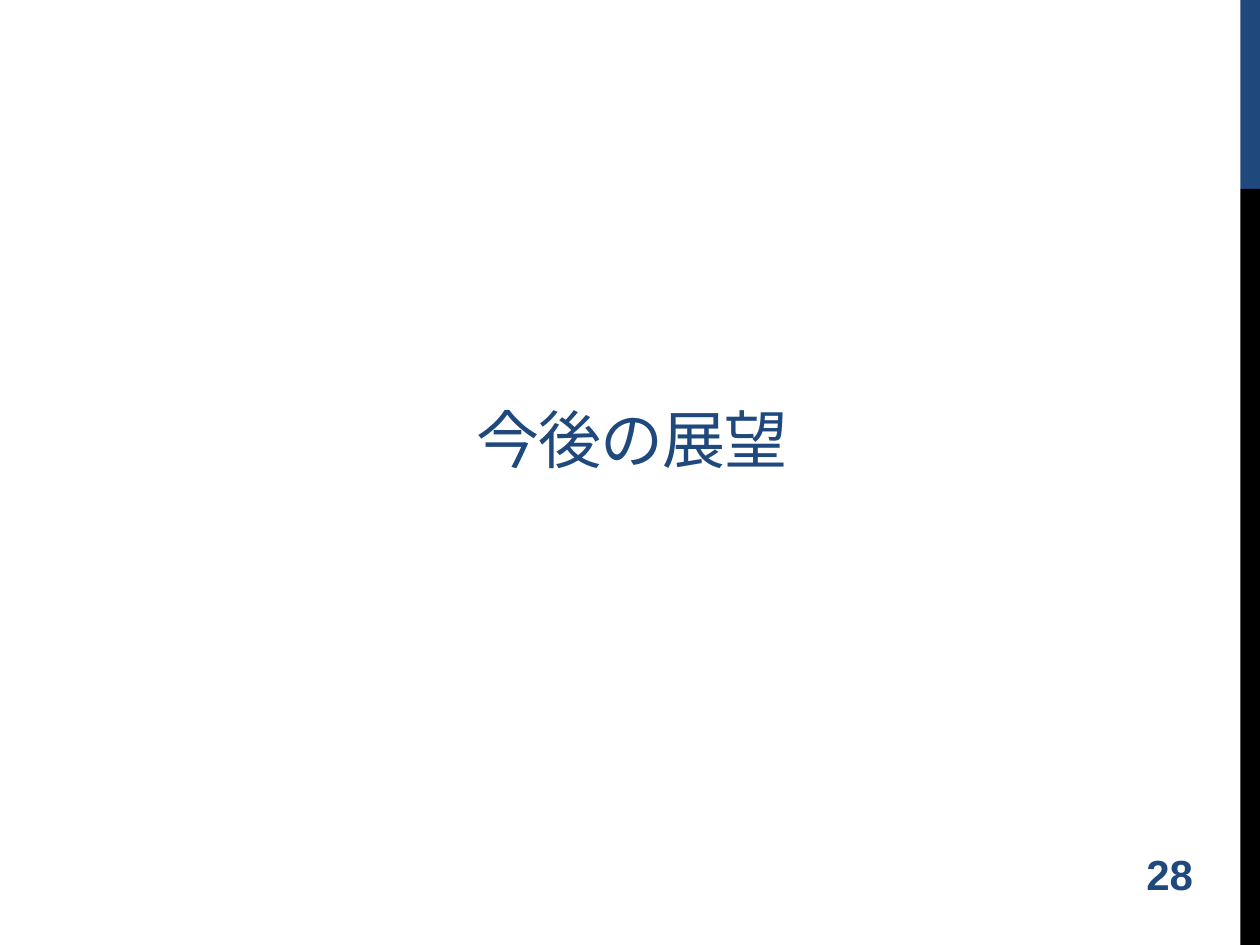
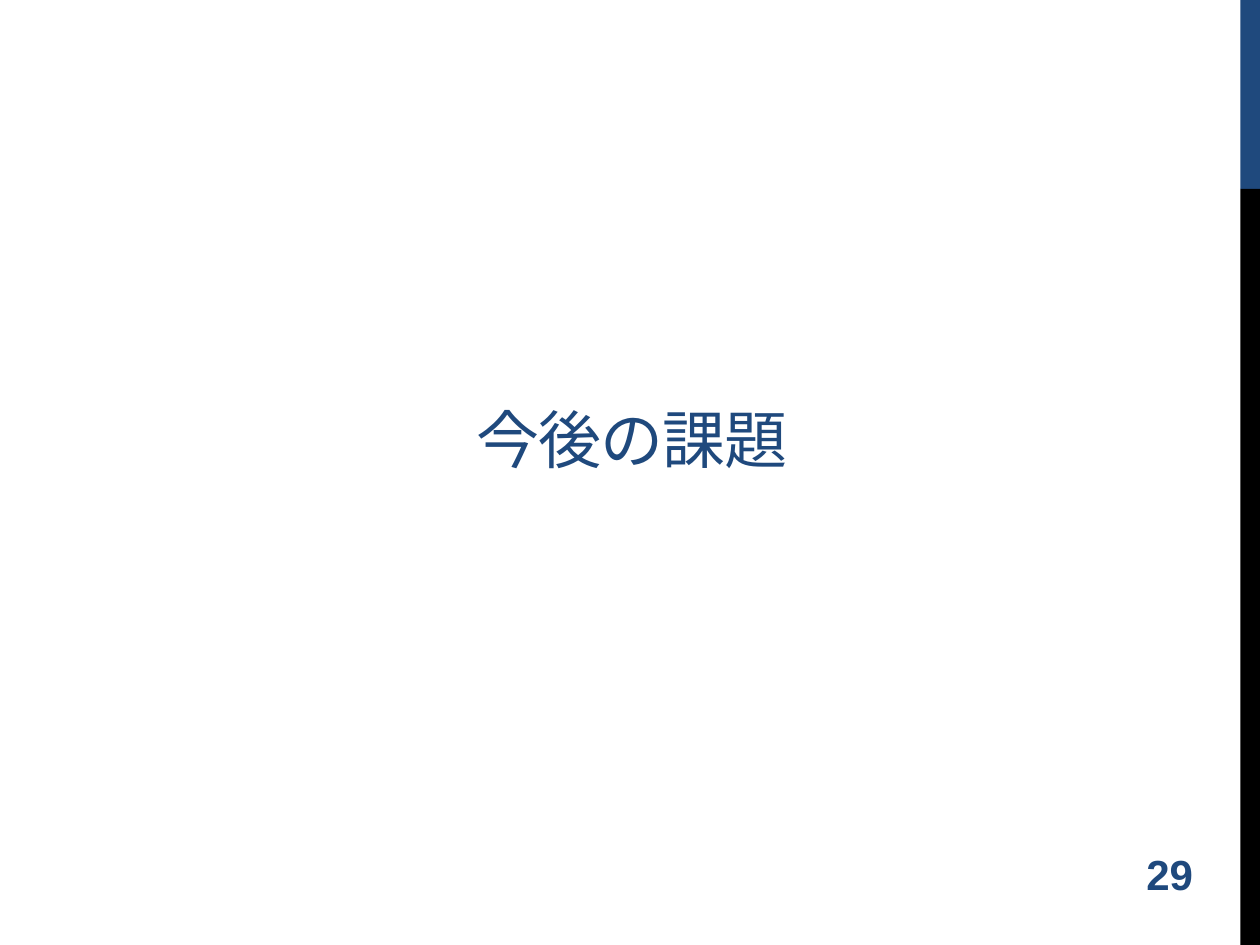
Before and after one commit to shugo/DCW2016, a slide deck: slide 30 of ruby_data_analysis.pptx (slide 29 before the commit). Drawn at 1260x945 pixels with LibreOffice and Linux fonts; fonts in the diff are those of the drawing. Boxes give left, top, right and bottom in pixels: in the first picture for what was removed or moved away, otherwise in the second. Text is boxed around its words. In the diff, an @@ line names an element or a change of style, - is before the commit and + after.

```diff
--- a/ruby_data_analysis.pptx
+++ b/ruby_data_analysis.pptx
@@ title at [477, 410, 788, 469]: text changed @@
-今後の展望
+今後の課題
@@ page number at [1146, 860, 1193, 891]: text changed @@
-28
+29
```
Also in this commit, not shown: 3 other slides changed, 5 slides added, 2 slides removed.
